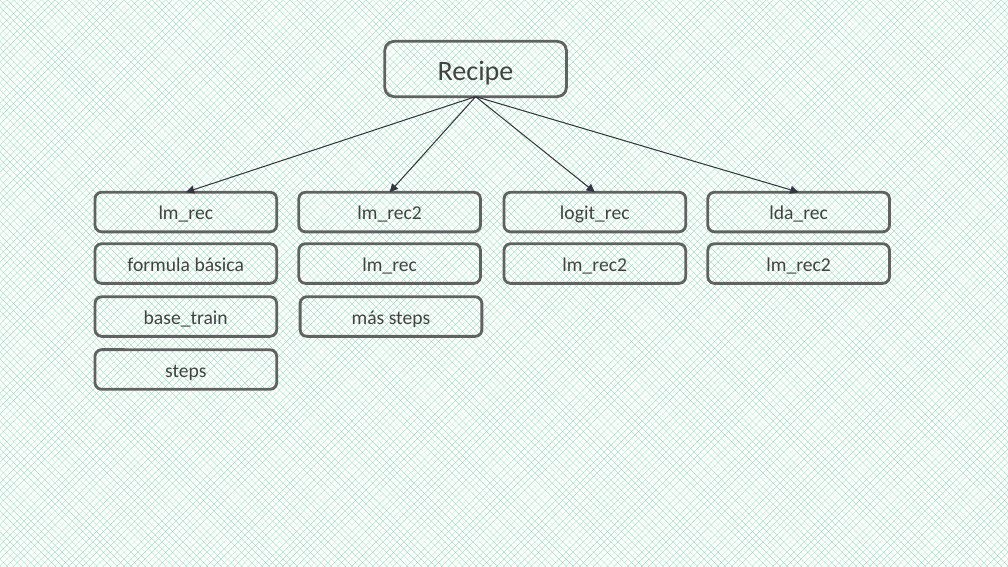
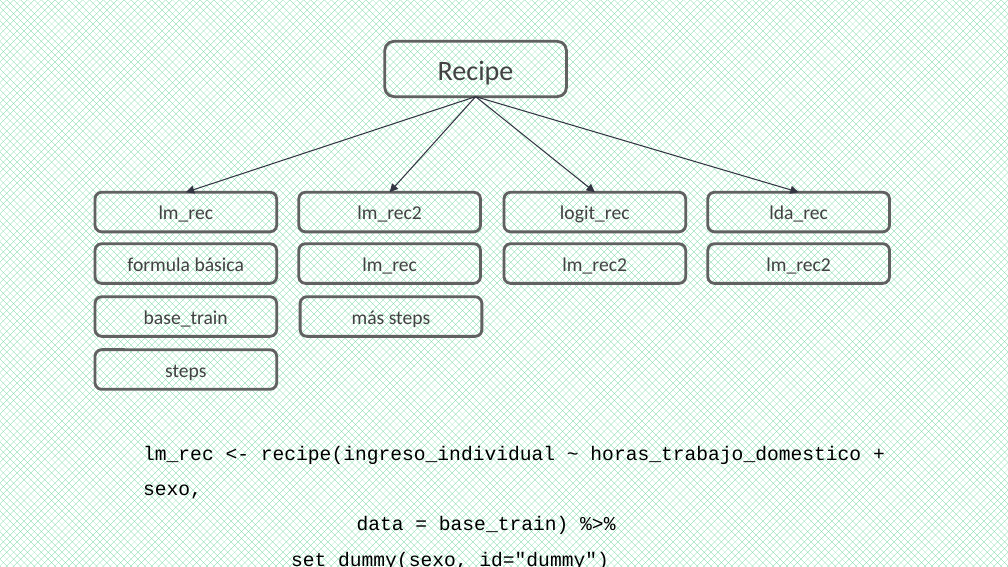
Before and after one commit to DCSCyHD/2023_modulo_3, a slide deck: slide 4 of clase2/Tidymodels.pptx. Drawn at 1008x567 pixels with LibreOffice and Linux fonts; fonts in the diff are those of the drawing. Boxes give left, top, right and bottom in pixels: in the first picture for what was removed or moved away, otherwise in the second. Text is boxed around its words. In the diff, an @@ line names an element or a change of style, - is before the commit and + after.

```diff
--- a/clase2/Tidymodels.pptx
+++ b/clase2/Tidymodels.pptx
@@ text added at (143,446,861,567), 14 pt, text #000000 @@
+lm_rec <- recipe(ingreso_individual ~ horas_trabajo_domestico + sexo,
+data = base_train) %>%
+set_dummy(sexo, id="dummy")
```
Also in this commit, not shown: 3 other slides changed, 1 slide added, 17 other files.
